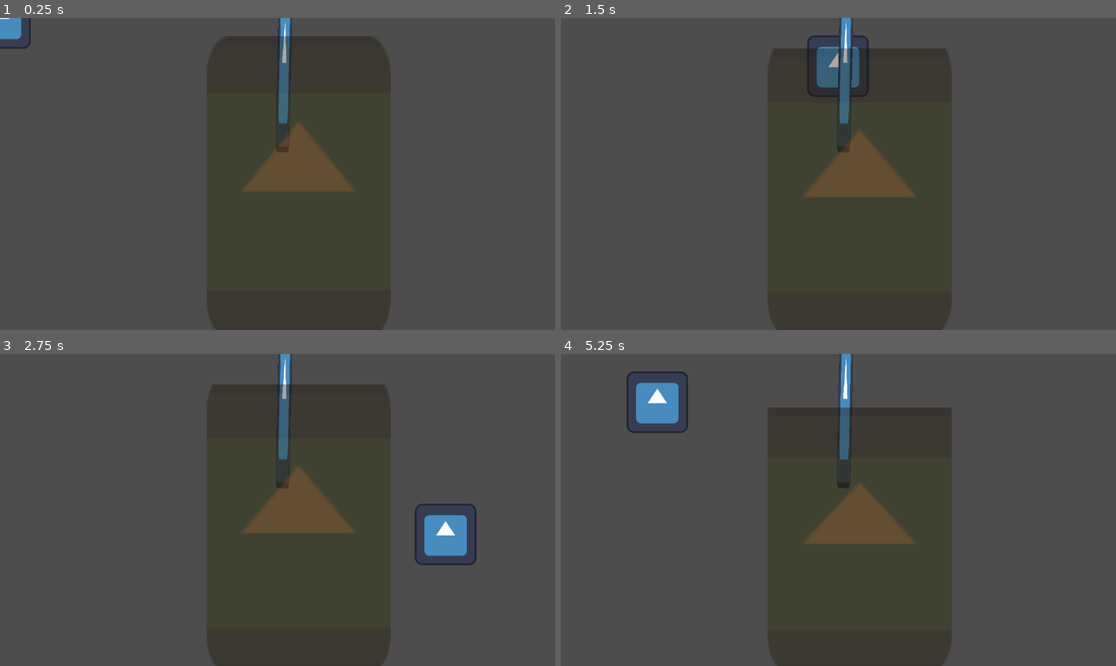
Above: before the commit, frames 1-4 (two rows, left to right).
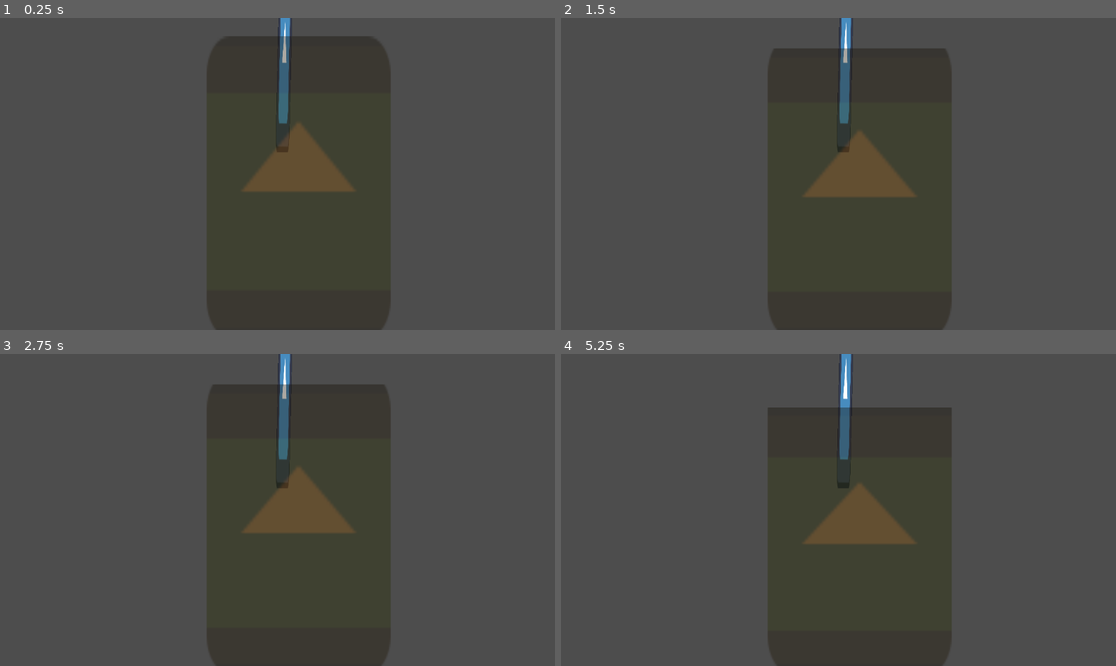
Above: after the commit, the same moments.

Repository: Tausva/StubbornBoba
Game: Godot game, scene res://Scenes/tausva_testing_ground.tscn
Two runs of this game, one before a commit and one after it. Both use one fixed random seed, a clock stepped at 60 frames per second and the inputs below. This scene is started directly instead of the project's main scene. The engine's default icon, where the game draws it, is replaced by a stand-in: a white triangle on a blue panel in a dark square.
Inputs:
- Up to frame 1 (0.25 s): no input
- Up to frame 2 (1.5 s): tap Enter at 0.5 s; hold Right (bubble_right) 0.53-1.28 s; tap / (bubble_dash) at 0.6 s; hold Down (bubble_down) from 1.28 s (still down); tap F at 1.35 s
- Up to frame 3 (2.75 s): release Down (bubble_down) at 2.03 s; hold Right (bubble_right) from 2.03 s (still down); tap / (bubble_dash) at 2.1 s
- Up to frame 4 (5.25 s): release Right (bubble_right) at 2.78 s; hold Up (bubble_up) 2.78-3.53 s; tap F at 2.85, 4.35 s; hold Left (bubble_left) 3.53-5.03 s; tap / (bubble_dash) at 3.6, 5.1 s; hold Down (bubble_down) from 5.03 s (still down)

The runs differ from the first frame. In frame 1, 0.3% of the frame differs, in the area x 0-6%, y 0-10%; in frame 2, 0.9%; in frame 3, 1.3%, in the area x 74-86%, y 48-68%; in frame 4, 1.3%.

Commit message:
straw colide with walls

Diff:
--- a/Scenes/Cup/cup.gd
+++ b/Scenes/Cup/cup.gd
@@ -1,4 +1,4 @@
-class_name Cup extends Area2D
+class_name Cup extends StaticBody2D
 
 signal empty
 
--- a/Scenes/Cup/cup.tscn
+++ b/Scenes/Cup/cup.tscn
@@ -6,14 +6,15 @@
 [sub_resource type="RectangleShape2D" id="RectangleShape2D_mcdyu"]
 size = Vector2(360, 600)
 
-[node name="Cup" type="Area2D"]
+[node name="Cup" type="StaticBody2D" groups=["border"]]
 scale = Vector2(0.993794, 0.976781)
 script = ExtResource("1_1japy")
 
 [node name="CollisionPolygon" type="CollisionPolygon2D" parent="."]
-polygon = PackedVector2Array(30, 0, 0, -600, 360, -600, 330, 0)
+scale = Vector2(1, 1.00427)
+polygon = PackedVector2Array(30, 0, 0, -600, 360, -600, 330, 0, 30, 0, 10, 20, 350, 20, 380, -620, -20, -620, 10, 20)
 
-[node name="Tea" type="Area2D" parent="."]
+[node name="Tea" type="Area2D" parent="." groups=["tea"]]
 
 [node name="CollisionShape" type="CollisionShape2D" parent="Tea"]
 position = Vector2(180, -300)
--- a/Scenes/Straw/straw.gd
+++ b/Scenes/Straw/straw.gd
@@ -1,4 +1,4 @@
-class_name Straw extends Node2D
+class_name Straw extends CharacterBody2D
 
 @export var speed: int = 200
 @export var puncture_point: Node2D
@@ -12,11 +12,15 @@
 	sprite_half_height = sprite.texture.get_height() * sprite.scale.y / 2
 
 
-func _physics_process(delta: float) -> void:
+func _physics_process(_delta: float) -> void:
 	var direction := Input.get_vector("straw_left", "straw_right", "straw_up", "straw_down")
 	direction = (direction as Vector2).normalized()
 	if direction:
-		position += speed * direction * delta
+		velocity = speed * direction
+	else:
+		velocity = Vector2.ZERO
+
+	move_and_slide()
 
 	var sprite_direction: Vector2 = global_position.direction_to(puncture_point.global_position)
 	sprite.position = sprite_direction * sprite_half_height
--- a/Scenes/Straw/straw.tscn
+++ b/Scenes/Straw/straw.tscn
@@ -1,11 +1,16 @@
-[gd_scene load_steps=3 format=3 uid="uid://dbvxk17w5bho3"]
+[gd_scene load_steps=4 format=3 uid="uid://dbvxk17w5bho3"]
 
 [ext_resource type="Script" path="res://Scenes/Straw/straw.gd" id="1_er2tw"]
 [ext_resource type="Texture2D" uid="uid://bnfwqxxu0bkpj" path="res://icon.svg" id="2_7a4fe"]
 
-[node name="Straw" type="Node2D"]
+[sub_resource type="CircleShape2D" id="CircleShape2D_htlp6"]
+
+[node name="Straw" type="CharacterBody2D"]
 script = ExtResource("1_er2tw")
 
 [node name="Sprite2D" type="Sprite2D" parent="."]
 scale = Vector2(0.222, 3)
 texture = ExtResource("2_7a4fe")
+
+[node name="CollisionShape2D" type="CollisionShape2D" parent="."]
+shape = SubResource("CircleShape2D_htlp6")
--- a/Scenes/tausva_testing_ground.tscn
+++ b/Scenes/tausva_testing_ground.tscn
@@ -1,12 +1,9 @@
-[gd_scene load_steps=4 format=3 uid="uid://cy0quubicgvxt"]
+[gd_scene load_steps=3 format=3 uid="uid://cy0quubicgvxt"]
 
-[ext_resource type="PackedScene" uid="uid://cdeu8e0xtce2r" path="res://Scenes/bubble.tscn" id="1_v8xvu"]
 [ext_resource type="PackedScene" uid="uid://dbvxk17w5bho3" path="res://Scenes/Straw/straw.tscn" id="2_vlxw4"]
 [ext_resource type="PackedScene" uid="uid://c6sx8glb5y6bg" path="res://Scenes/Cup/cup.tscn" id="3_h1dxn"]
 
 [node name="GameScene" type="Node2D"]
-
-[node name="Bubble" parent="." instance=ExtResource("1_v8xvu")]
 
 [node name="Straw" parent="." node_paths=PackedStringArray("puncture_point") instance=ExtResource("2_vlxw4")]
 position = Vector2(586, 279)
